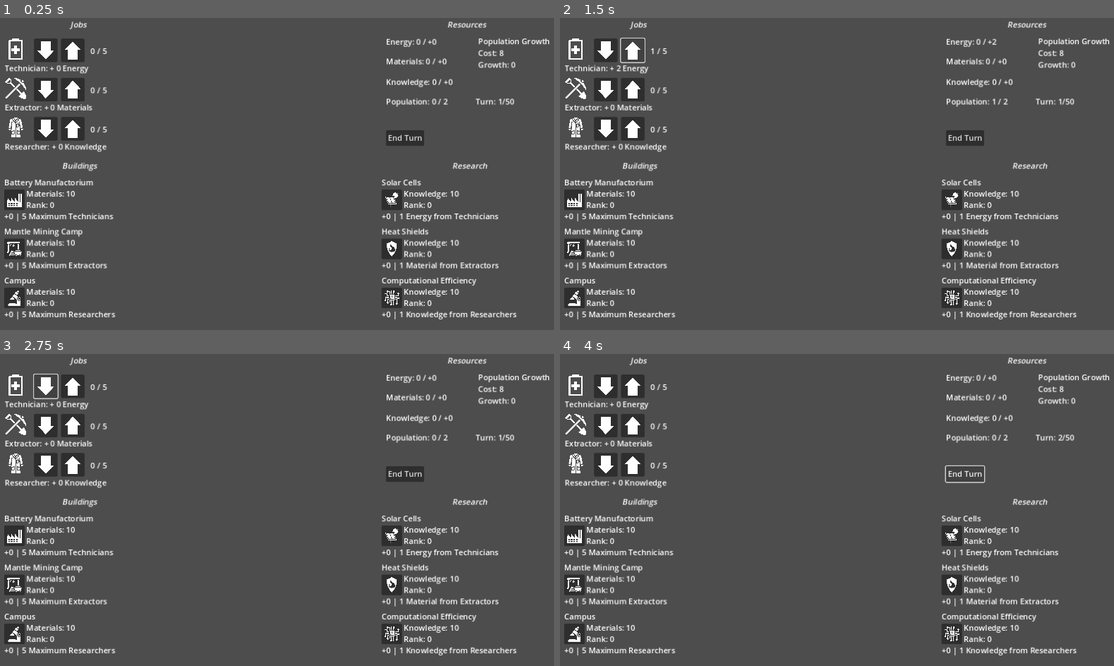
Above: before the commit, frames 1-4 (two rows, left to right).
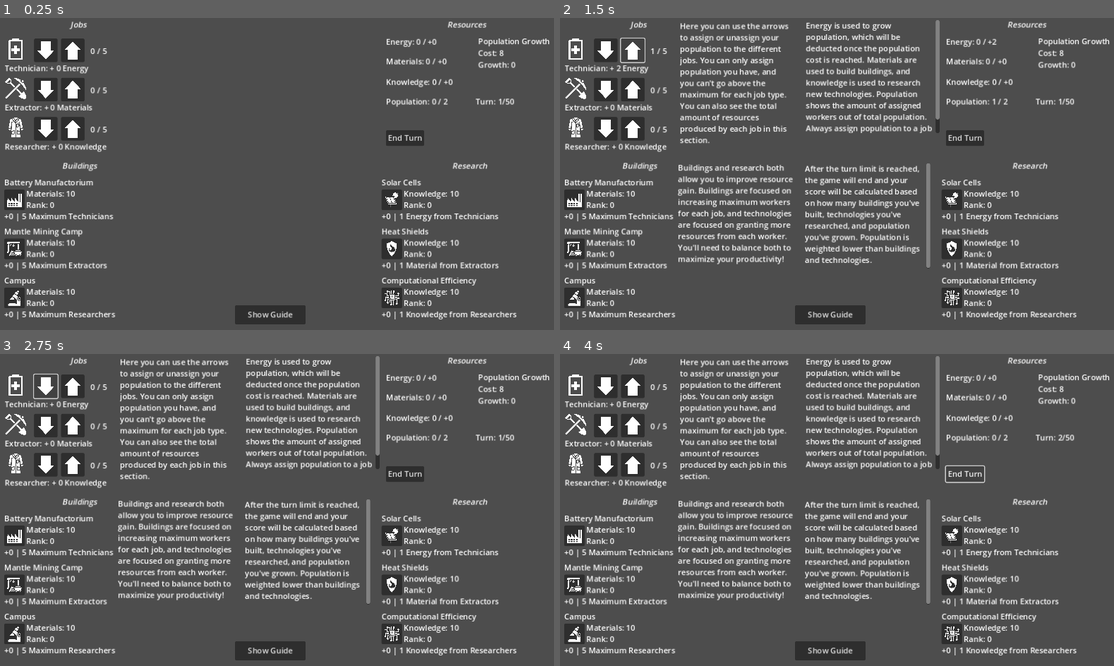
Above: after the commit, the same moments.

Repository: AidanCooper2003/VastExpanse
Game: Godot game, scene res://scenes/main.tscn
Same seed, same stepped clock (60 frames per second), same inputs: the game is played once before the commit and once after it.
Inputs (mouse positions are in pixels of both pictures, inside the frame that each line leads up to):
- Up to frame 1 (0.25 s): no input
- Up to frame 2 (1.5 s): click (831, 314) at 0.5 s, where only the run after the commit has a clickable "Show Guide"; click (632, 49) at 1.27 s
- Up to frame 3 (2.75 s): click (44, 385) at 2.02 s
- Up to frame 4 (4 s): click (953, 534) at 2.77 s; click "End Turn" at 3.5 s

The runs differ from the first frame. In frame 1, 0.7% of the frame differs, in the area x 42-56%, y 92-99%; in frame 2, 9.4%, in the area x 21-69%, y 0-99%; in frame 3, 9.4%; in frame 4, 9.4%.

Commit message:
Added guide box as a tutorial

Diff:
--- a/scenes/ui.tscn
+++ b/scenes/ui.tscn
@@ -14,7 +14,7 @@
 [ext_resource type="Texture2D" uid="uid://cb1orsoqinyjt" path="res://icons/microscope.png" id="11_krdmc"]
 [ext_resource type="Script" path="res://scripts/resource_label.gd" id="13_ob5dy"]
 
-[node name="CanvasLayer" type="CanvasLayer" node_paths=Packe …(138 unchanged characters)… Label", "endTurnButton", "restartButton")]
+[node name="CanvasLayer" type="CanvasLayer" node_paths=Packe …(138 unchanged characters)… Label", "endTurnButton", "restartButton", "jobInfoLabel", "purchaseInfoLabel", "statsInfoLabel", "goalInfoLabel", "showGuideButton")]
 script = ExtResource("1_unrjp")
 jobsContainer = NodePath("Jobs")
 technologyContainer = NodePath("Technologies")
@@ -25,6 +25,11 @@
 endScoreLabel = NodePath("EndGameScoreLabel")
 endTurnButton = NodePath("EndTurn")
 restartButton = NodePath("Restart")
+jobInfoLabel = NodePath("Tutorial/Jobs")
+purchaseInfoLabel = NodePath("Tutorial/Purchase")
+statsInfoLabel = NodePath("Tutorial/Resources")
+goalInfoLabel = NodePath("Tutorial/Goal")
+showGuideButton = NodePath("ShowGuide")
 
 [node name="Jobs" type="Control" parent="."]
 layout_mode = 3
@@ -256,5 +261,52 @@
 offset_bottom = 245.0
 text = "Restart?"
 
+[node name="ShowGuide" type="Button" parent="."]
+offset_left = 491.0
+offset_top = 586.0
+offset_right = 635.0
+offset_bottom = 625.0
+text = "Show Guide"
+
+[node name="Tutorial" type="Control" parent="."]
+layout_mode = 3
+anchors_preset = 0
+offset_right = 40.0
+offset_bottom = 40.0
+
+[node name="Jobs" type="RichTextLabel" parent="Tutorial"]
+layout_mode = 0
+offset_left = 256.0
+offset_top = 5.0
+offset_right = 482.0
+offset_bottom = 272.0
+text = "Here you can use the arrows to assign or unassign your population to the different jobs. You can only assign population you have, and you can't go above the maximum for each job type. You can also see the total amount of resources produced by each job in this section."
+fit_content = true
+
+[node name="Resources" type="RichTextLabel" parent="Tutorial"]
+layout_mode = 0
+offset_left = 513.0
+offset_top = 4.0
+offset_right = 786.0
+offset_bottom = 235.0
+text = "Energy is used to grow population, which will be deducted once the population cost is reached. Materials are used to build buildings, and knowledge is used to research new technologies. Population shows the amount of assigned workers out of total population. Always assign population to a job if you can!"
+
+[node name="Purchase" type="RichTextLabel" parent="Tutorial"]
+layout_mode = 0
+offset_left = 252.0
+offset_top = 294.0
+offset_right = 496.0
+offset_bottom = 563.0
+text = "Buildings and research both allow you to improve resource gain. Buildings are focused on increasing maximum workers for each job, and technologies are focused on granting more resources from each worker. You'll need to balance both to maximize your productivity!"
+
+[node name="Goal" type="RichTextLabel" parent="Tutorial"]
+layout_mode = 0
+offset_left = 511.0
+offset_top = 296.0
+offset_right = 767.0
+offset_bottom = 511.0
+text = "After the turn limit is reached, the game will end and your score will be calculated based on how many buildings you've built, technologies you've researched, and population you've grown. Population is weighted lower than buildings and technologies."
+
 [connection signal="pressed" from="EndTurn" to="." method="end_turn"]
 [connection signal="pressed" from="Restart" to="." method="restart_game"]
+[connection signal="pressed" from="ShowGuide" to="." method="toggle_guide"]
--- a/scripts/ui.gd
+++ b/scripts/ui.gd
@@ -4,6 +4,8 @@
 var _jobs = {}
 var _purchaseables = {}
 var _resources = {}
+
+var _guideToggled := true
 
 @export var _uiManager: UIManager
 
@@ -16,6 +18,11 @@
 @export var endScoreLabel : Node
 @export var endTurnButton : Button
 @export var restartButton : Button
+@export var jobInfoLabel : RichTextLabel
+@export var purchaseInfoLabel : RichTextLabel
+@export var statsInfoLabel : RichTextLabel
+@export var goalInfoLabel : RichTextLabel
+@export var showGuideButton : Button
 
 
 
@@ -74,6 +81,16 @@
 	endScoreLabel.text = "Score from techs: " + str(techScore) + "\n" + "Score from population: " + str(popScore) + "\n" + "Score from buildings: " + str(buildingScore) + "\n" + "TOTAL SCORE: " + str(totalScore)
 	endTurnButton.disabled = true
 	restartButton.visible = true
+	showGuideButton.disabled = true
+	if _guideToggled:
+		toggle_guide()
 
 func restart_game():
 	get_tree().change_scene_to_file("res://scenes/main.tscn")
+
+func toggle_guide():
+	jobInfoLabel.visible = !jobInfoLabel.visible
+	purchaseInfoLabel.visible = !purchaseInfoLabel.visible
+	statsInfoLabel.visible = !statsInfoLabel.visible
+	goalInfoLabel.visible = !goalInfoLabel.visible
+	_guideToggled = !_guideToggled
--- a/scripts/ui_manager.gd
+++ b/scripts/ui_manager.gd
@@ -9,6 +9,7 @@
 
 func _ready():
 	do_updates()
+	_UI.toggle_guide()
 
 
 func do_updates():
